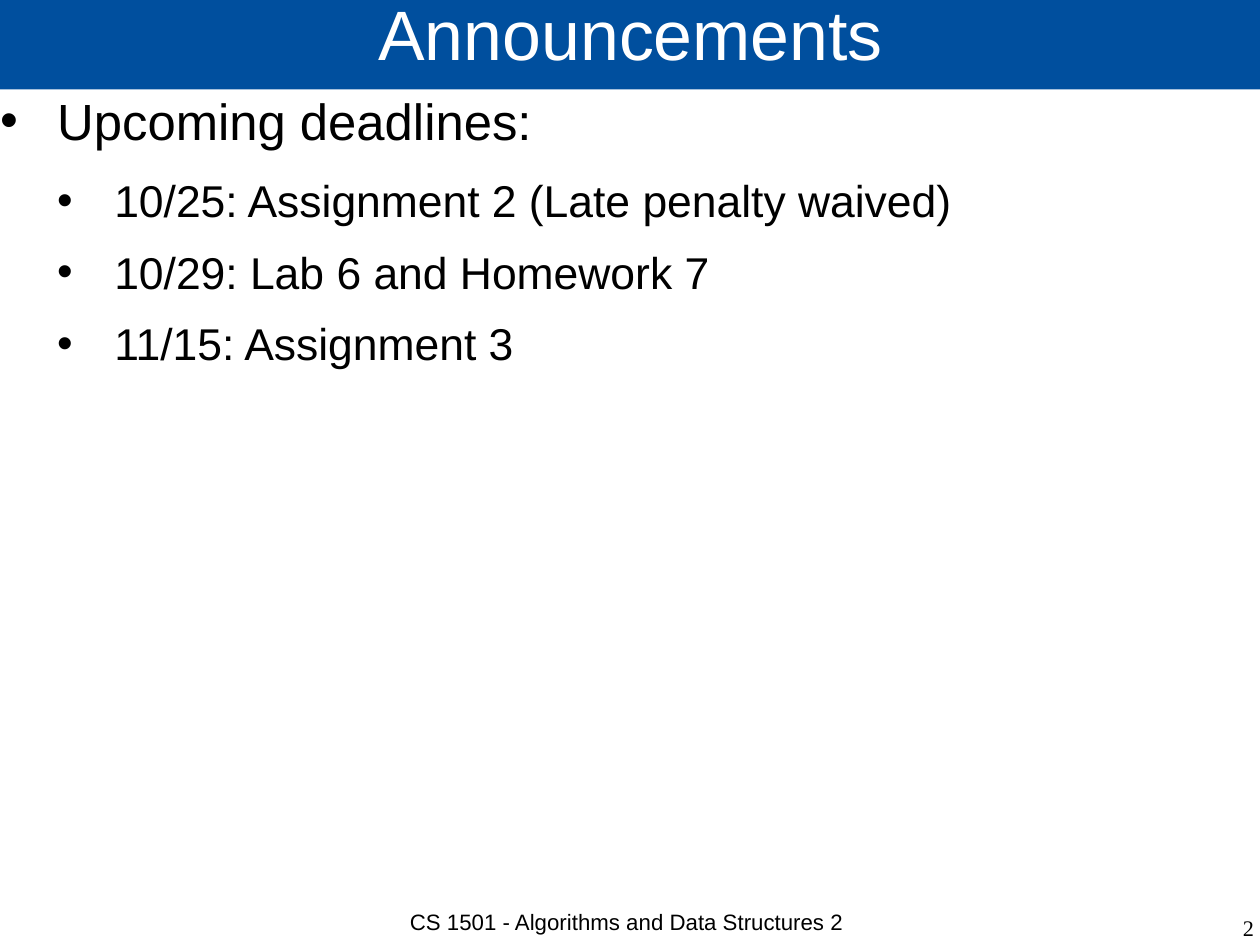
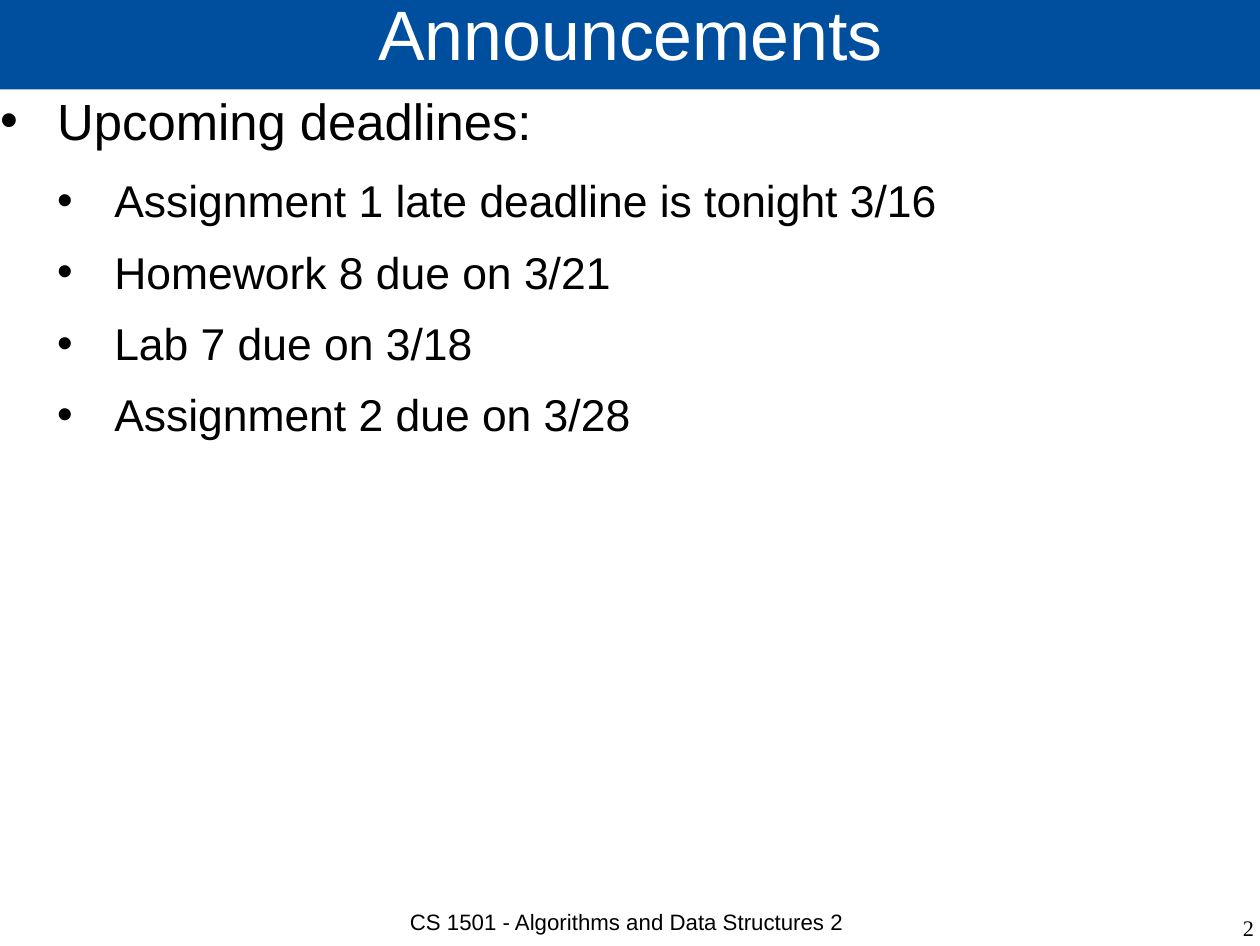
Before and after one commit to cs1501-2224/handouts, a slide deck: slide 2 of DraftSlides/Lecture15.pptx. Drawn at 1260x946 pixels with LibreOffice and Linux fonts; fonts in the diff are those of the drawing. Boxes give left, top, right and bottom in pixels: in the first picture for what was removed or moved away, otherwise in the second. Text is boxed around its words. In the diff, an @@ line names an element or a change of style, - is before the commit and + after.

Commit message:
Lecture 15

```diff
--- a/DraftSlides/Lecture15.pptx
+++ b/DraftSlides/Lecture15.pptx
@@ text at (114,184,936,441): text changed @@
-  • 10/25: Assignment 2 (Late penalty waived)
-  • 10/29: Lab 6 and Homework 7
-  • 11/15: Assignment 3
+  • Assignment 1 late deadline is tonight 3/16
+  • Homework 8 due on 3/21
+  • Lab 7 due on 3/18
+  • Assignment 2 due on 3/28
```
Also in this commit, not shown: 4 other slides changed, 30 slides added, 3 other files.
